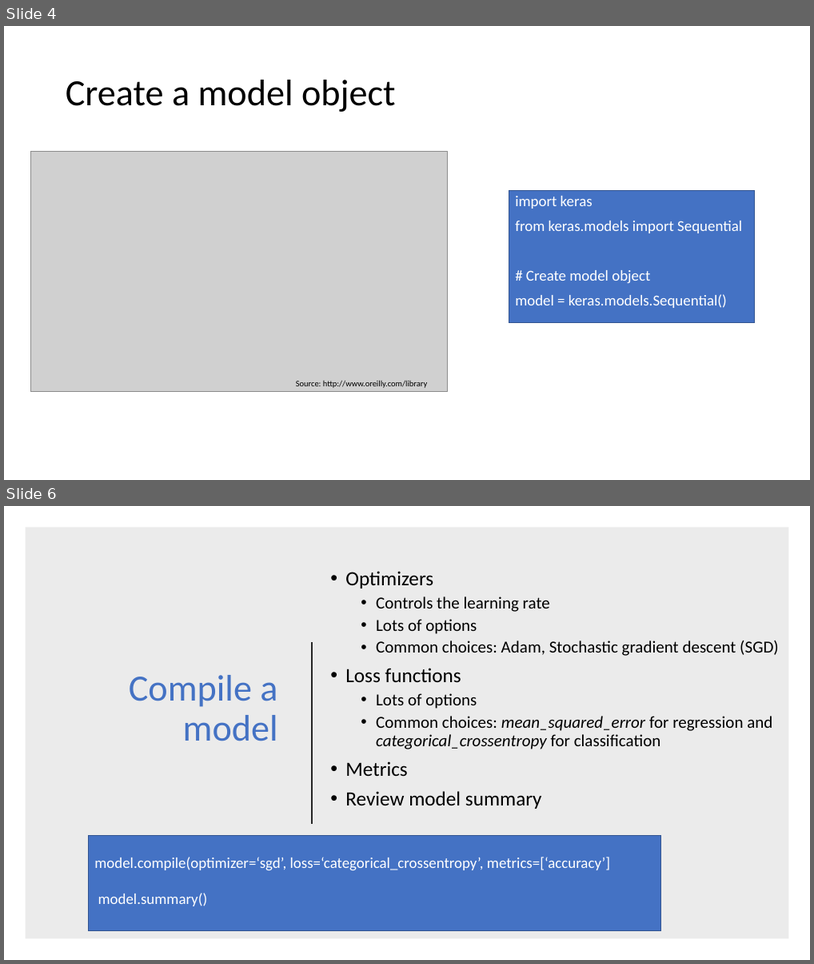
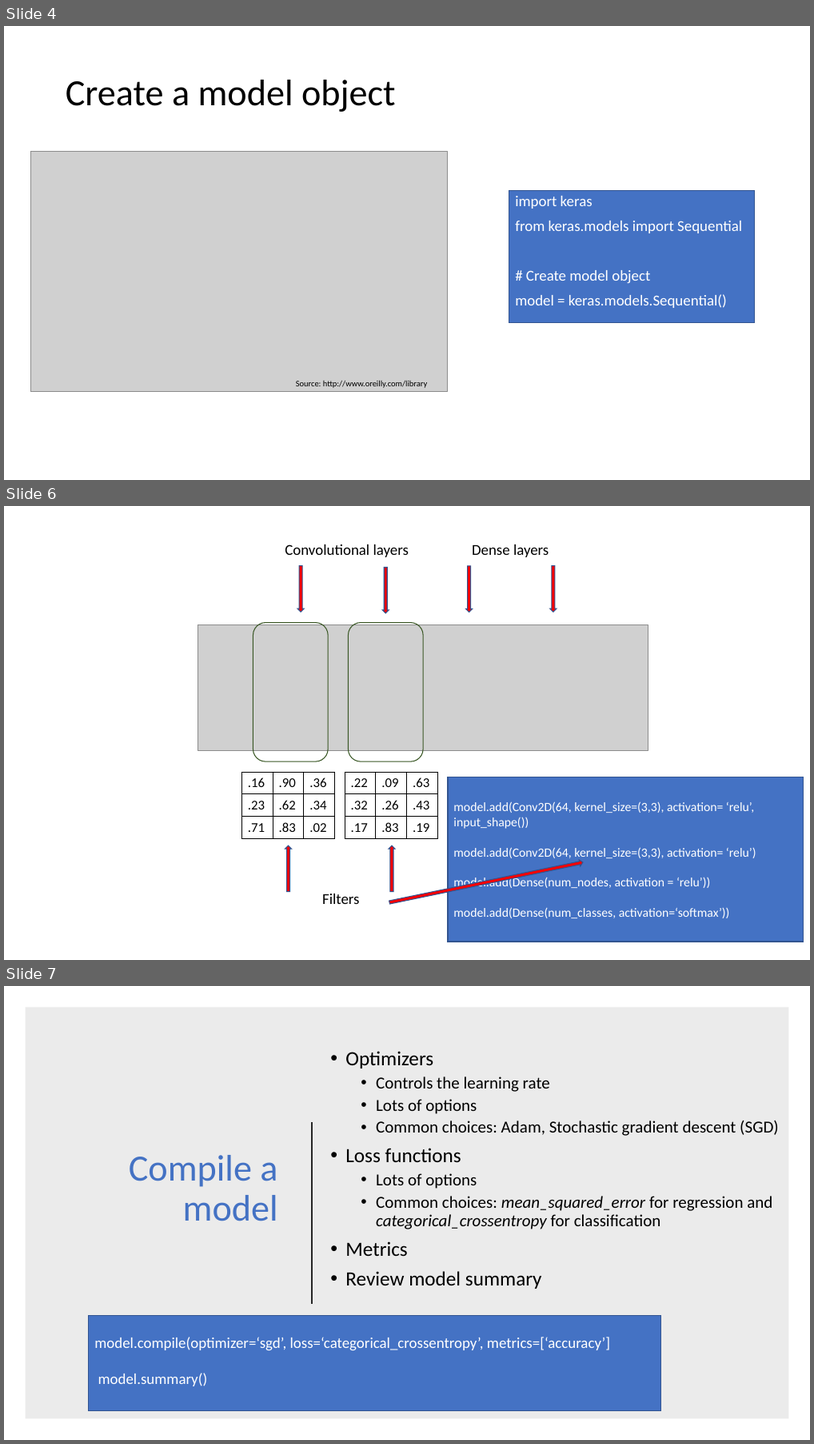
Before and after one commit to gmarchet/dnnworkshop3, a slide deck: day1/3.Introduction to Keras.pptx. Shown one above the other, each under a label of ours: slides 4 and 6 before the commit, slides 4, 6 and 7 after it; the slides between them are not shown. The pictures are 814x964 and 814x1444 pixels, drawn with LibreOffice and Linux fonts; fonts in the diff are those of the drawing; grey boxes stand for pictures. Boxes give left, top, right and bottom in pixels: in the first picture for what was removed or moved away, otherwise in the second. Text is boxed around its words. In the diff, an @@ line names an element or a change of style, - is before the commit and + after.

```diff
--- a/day1/3.Introduction to Keras.pptx
+++ b/day1/3.Introduction to Keras.pptx
@@ slide 6 added at (4,506,810,960), background #FFFFFF @@
@@ text added at (285,544,409,557), 18 pt, text #000000 @@
+Convolutional layers
@@ text added at (472,544,549,557), 18 pt, text #000000 @@
+Dense layers
@@ down arrow added at (298,566,305,612), fill #FF0000, outline #325491 1 pt @@
@@ down arrow added at (382,567,390,613), fill #FF0000, outline #325491 1 pt @@
@@ down arrow added at (466,566,473,612), fill #FF0000, outline #325491 1 pt @@
@@ down arrow added at (550,566,557,612), fill #FF0000, outline #325491 1 pt @@
@@ picture added at (198,624,648,751) @@
@@ rounded rectangle added at (254,623,328,762), outline #385723 1 pt @@
@@ rounded rectangle added at (348,623,423,762), outline #385723 1 pt @@
@@ table added at (242,772,334,838), 3 rows, 3 columns @@
+.16 | .90 | .36
+.23 | .62 | .34
+.71 | .83 | .02
@@ table added at (345,772,438,838), 3 rows, 3 columns @@
+.22 | .09 | .63
+.32 | .26 | .43
+.17 | .83 | .19
@@ rectangle added at (448,777,804,941), fill #4472C4, outline #325491 1 pt, 15 pt, text #FFFFFF @@
+model.add(Conv2D(64, kernel_size=(3,3), activation= ‘relu’, input_shape())
+model.add(Conv2D(64, kernel_size=(3,3), activation= ‘relu’)
+model.add(Dense(num_nodes, activation = ‘relu’))
+model.add(Dense(num_classes, activation=‘softmax’))
@@ down arrow added at (286,845,292,892), fill #FF0000, outline #325491 1 pt @@
@@ down arrow added at (389,845,395,892), fill #FF0000, outline #325491 1 pt @@
@@ down arrow added at (389,860,584,906), fill #FF0000, outline #325491 1 pt @@
@@ text added at (322,893,359,904), 18 pt, text #000000 @@
+Filters
@@ what was slide 6 is now slide 7 @@
```
Also in this commit, not shown: 5 slides changed.
